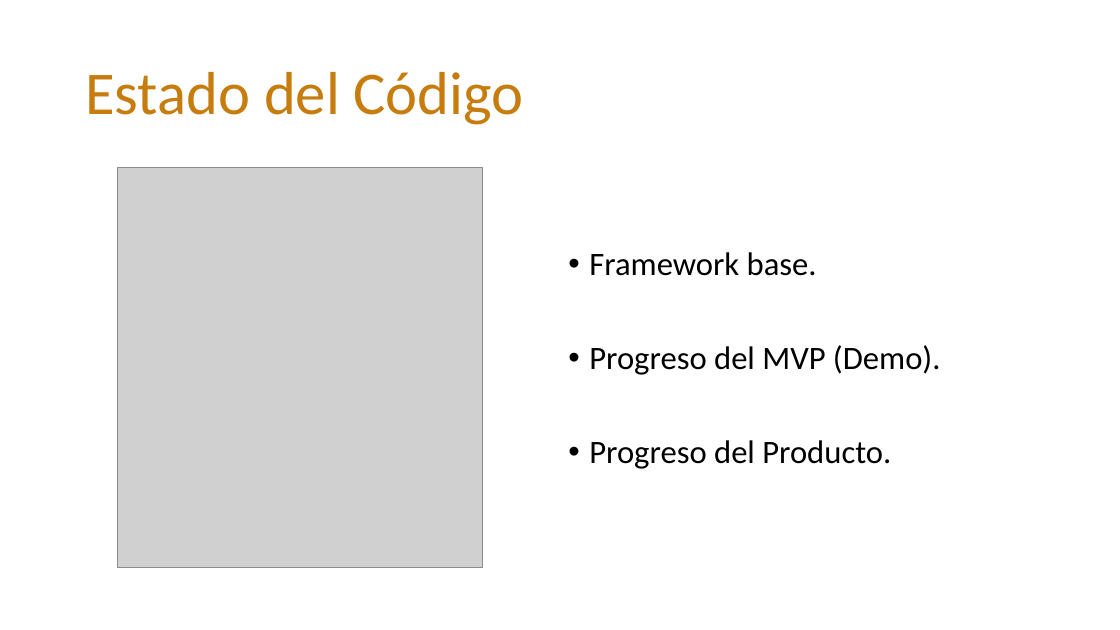
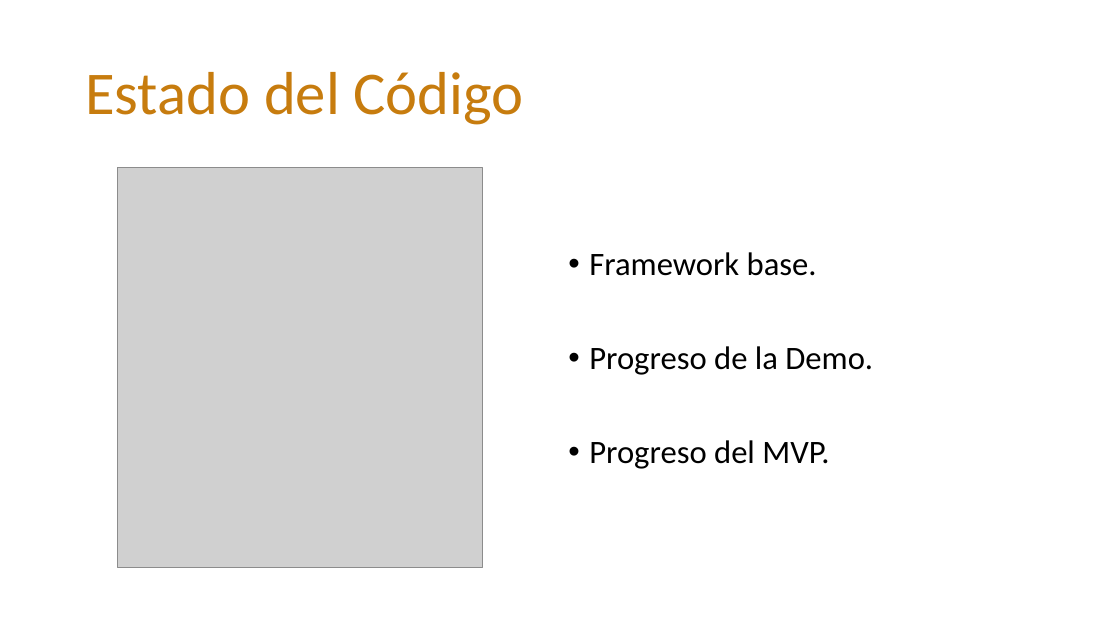
Before and after one commit to reyimaginario/is, a slide deck: slide 22 of docs/PROYECTO ATHOS.pptx (slide 21 before the commit). Drawn at 1120x630 pixels with LibreOffice and Linux fonts; fonts in the diff are those of the drawing; grey boxes stand for pictures; background and template pictures are left out. Boxes give left, top, right and bottom in pixels: in the first picture for what was removed or moved away, otherwise in the second. Text is boxed around its words. In the diff, an @@ line names an element or a change of style, - is before the commit and + after.

```diff
--- a/docs/PROYECTO ATHOS.pptx
+++ b/docs/PROYECTO ATHOS.pptx
@@ text at [589, 346, 873, 469]: text changed @@
-• Progreso del MVP (Demo).
-• Progreso del Producto.
+• Progreso de la Demo.
+• Progreso del MVP.
```
Also in this commit, not shown: 2 other slides changed, 1 slide added, 1 other file.
